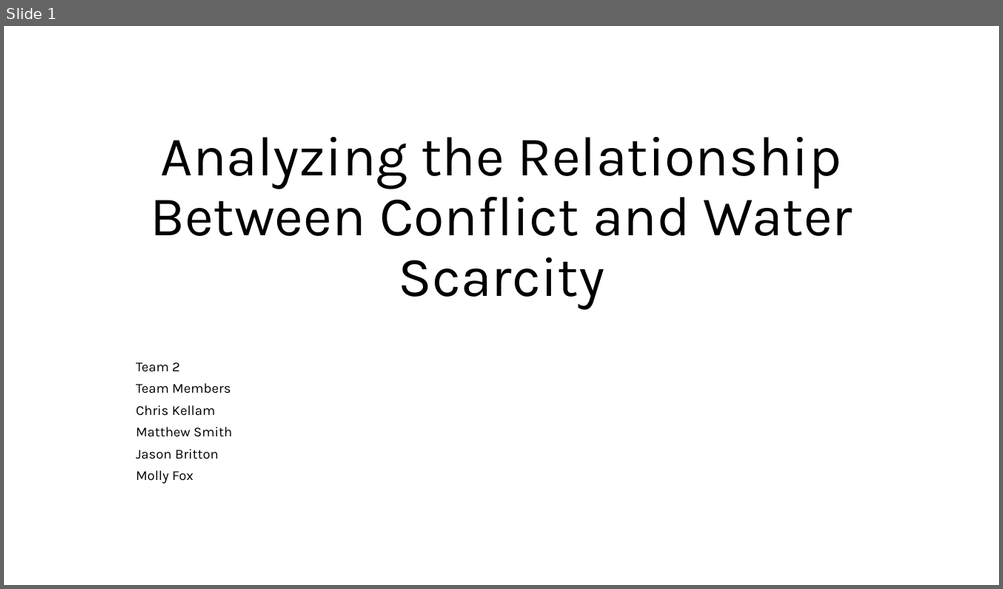
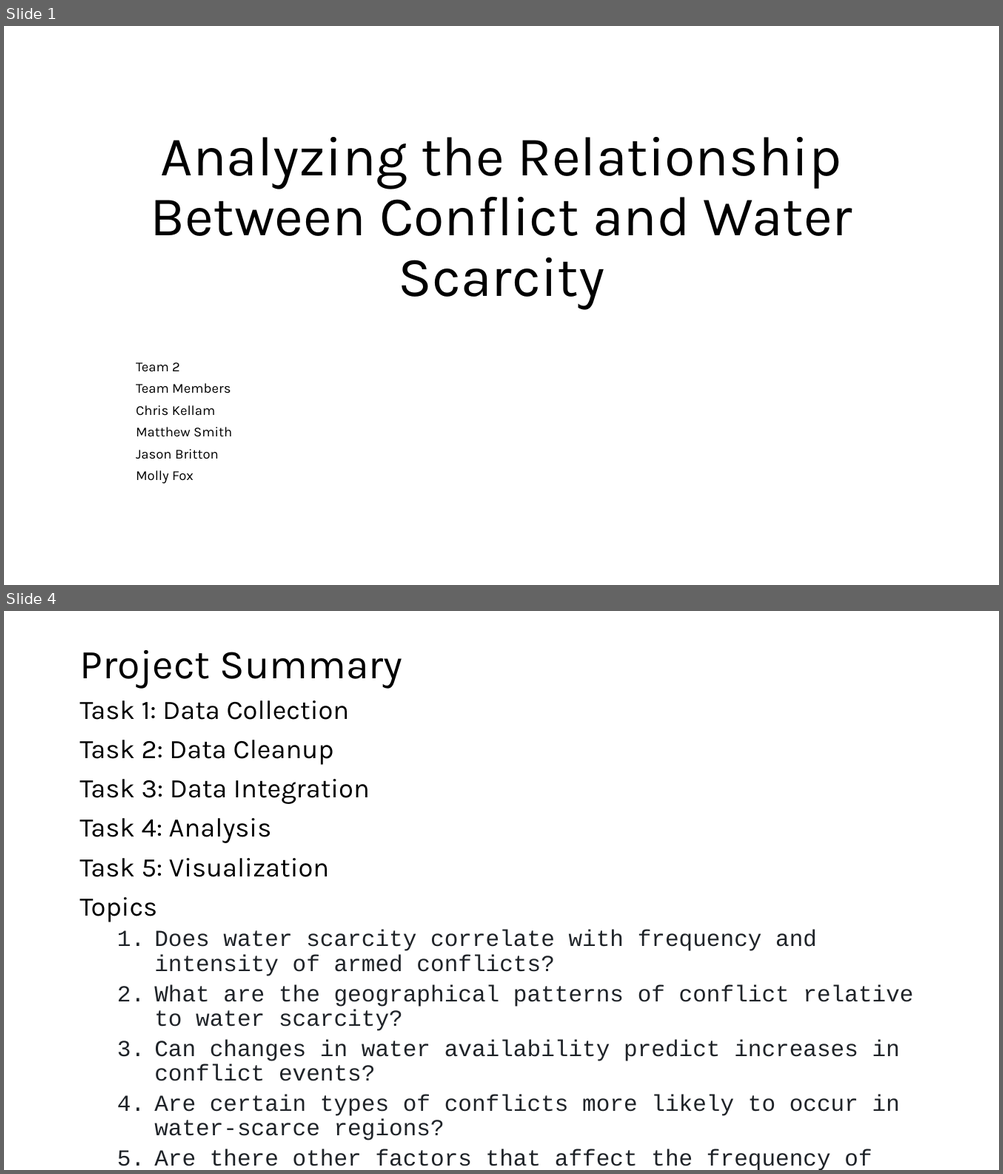
Before and after one commit to msmith150/Water-Conflict-Analysis, a slide deck: Project 1 Slides - Smith.pptx. Shown one above the other, each under a label of ours: slide 1 before the commit, slides 1 and 4 after it; the slides between them are not shown. The pictures are 1003x589 and 1003x1174 pixels, drawn with LibreOffice and Linux fonts; fonts in the diff are those of the drawing. Boxes give left, top, right and bottom in pixels: in the first picture for what was removed or moved away, otherwise in the second. Text is boxed around its words. In the diff, an @@ line names an element or a change of style, - is before the commit and + after.

```diff
--- a/Project 1 Slides - Smith.pptx
+++ b/Project 1 Slides - Smith.pptx
@@ slide 4 added at (4, 611, 999, 1170), background #FFFFFF @@
@@ title added at (79, 650, 403, 688), 39.6 pt, text #000000 @@
+Project Summary
@@ text added at (79, 701, 913, 1170), 22.2 pt, text #1F2328 @@
+Task 1: Data Collection
+Task 2: Data Cleanup
+Task 3: Data Integration
+Task 4: Analysis
+Task 5: Visualization
+Topics
+  1. Does water scarcity correlate with frequency and intensity of armed conflicts?
+  2. What are the geographical patterns of conflict relative to water scarcity?
+  3. Can changes in water availability predict increases in conflict events?
+  4. Are certain types of conflicts more likely to occur in water-scarce regions?
+  5. Are there other factors that affect the frequency of armed conflicts in water scarce areas?
+    • Sociopolitical
+    • Geographical
```
Also in this commit, not shown: 5 other slides added.
